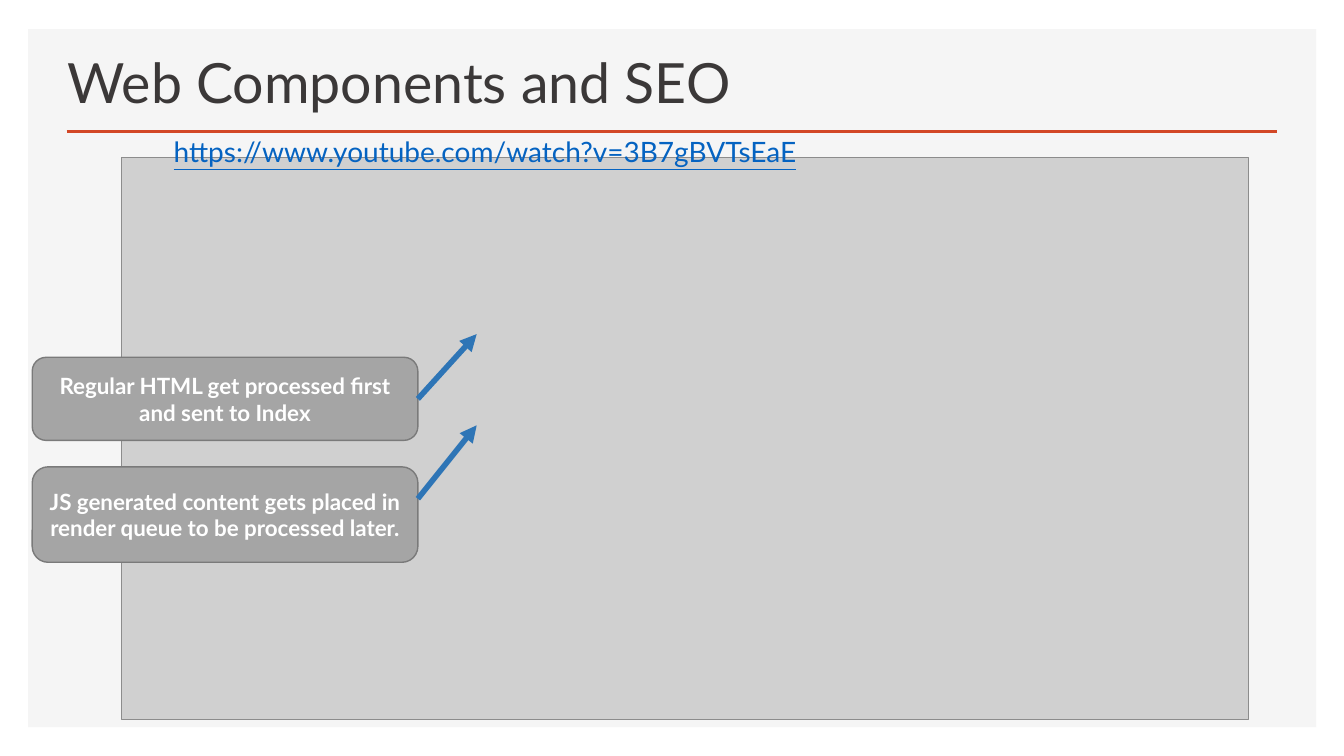
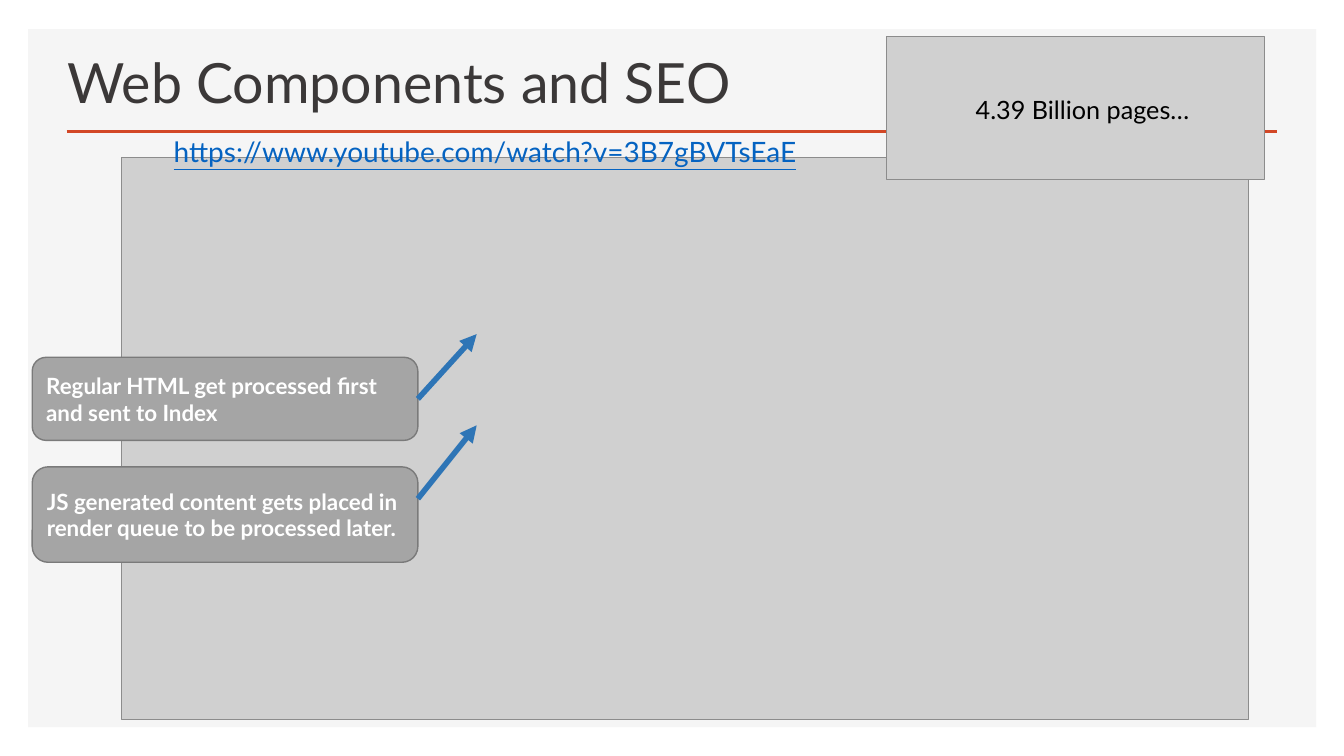
Before and after one commit to Python-Test-Engineer/web-components-v1, a slide deck: slide 12 of SLIDES/ndc-web-components.pptx. Drawn at 1344x756 pixels with LibreOffice and Linux fonts; fonts in the diff are those of the drawing; grey boxes stand for pictures. Boxes give left, top, right and bottom in pixels: in the first picture for what was removed or moved away, otherwise in the second. Text is boxed around its words. In the diff, an @@ line names an element or a change of style, - is before the commit and + after.

```diff
--- a/SLIDES/ndc-web-components.pptx
+++ b/SLIDES/ndc-web-components.pptx
@@ picture added at box(886, 37, 1264, 180) @@
@@ text added at box(976, 100, 1190, 123), 18 pt, text #000000 @@
+4.39 Billion pages…
@@ rounded rectangle "Regular HTML get processed first ..." at box(32, 357, 418, 440): alignment centre to left @@
@@ rounded rectangle "JS generated content gets placed ..." at box(32, 467, 418, 563): alignment centre to left @@
```
Also in this commit, not shown: 5 other slides changed, 7 other files.
